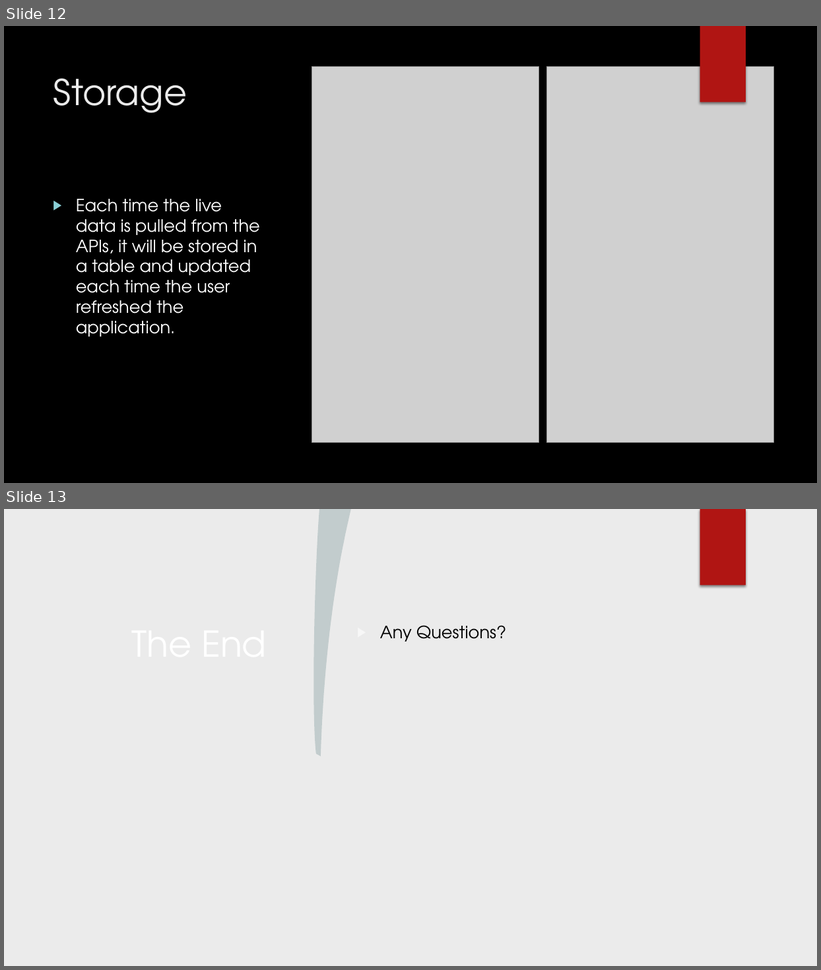
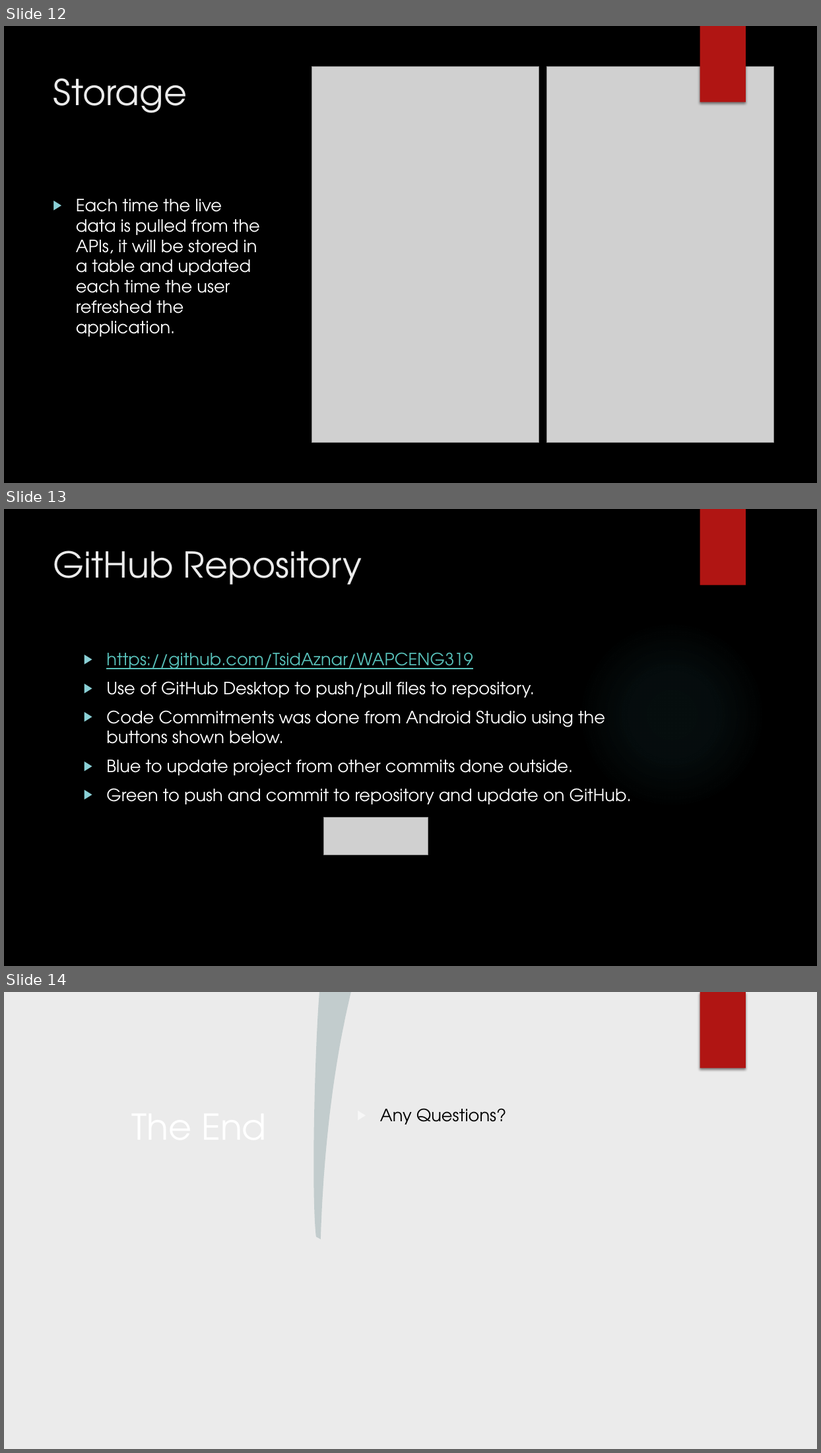
Before and after one commit to TsidAznar/WAPCENG319, a slide deck: Final Presentation.pptx. Shown one above the other, each under a label of ours: slides 12 and 13 before the commit, slides 12, 13 and 14 after it. The pictures are 821x970 and 821x1453 pixels, drawn with LibreOffice and Linux fonts; fonts in the diff are those of the drawing; grey boxes stand for pictures; background and template pictures are left out. Boxes give left, top, right and bottom in pixels: in the first picture for what was removed or moved away, otherwise in the second. Text is boxed around its words. In the diff, an @@ line names an element or a change of style, - is before the commit and + after.

```diff
--- a/Final Presentation.pptx
+++ b/Final Presentation.pptx
@@ slide 13 added at (4, 509, 817, 966), background picture (left out) @@
@@ rectangle added at (700, 509, 746, 586), fill #B01513 @@
@@ title added at (54, 551, 362, 585), 42 pt, text #EBEBEB @@
+GitHub Repository
@@ ellipse added at (578, 621, 766, 809), fill gradient #50B9C1 @@
@@ text added at (106, 652, 632, 805), 20 pt, text #FFFFFF @@
+▶ https://github.com/TsidAznar/WAPCENG319
+▶ Use of GitHub Desktop to push/pull files to repository.
+▶ Code Commitments was done from Android Studio using the buttons shown below.
+▶ Blue to update project from other commits done outside.
+▶ Green to push and commit to repository and update on GitHub.
@@ picture added at (323, 818, 428, 855) @@
@@ what was slide 13 is now slide 14 @@
```
